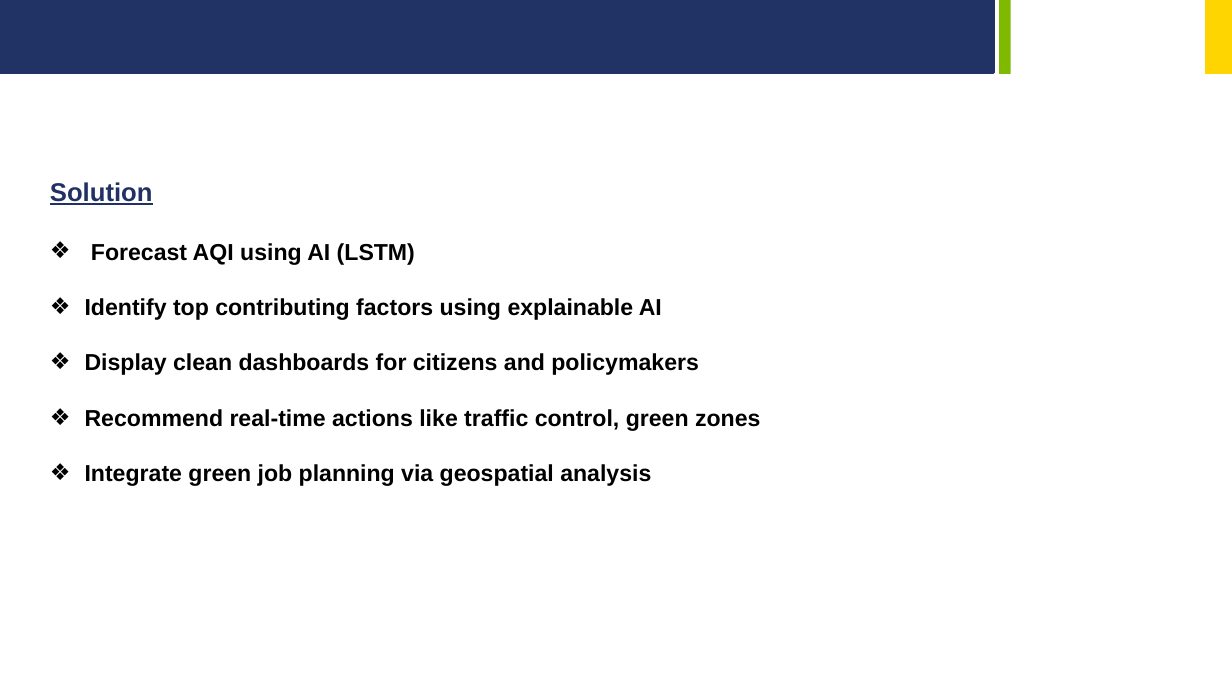
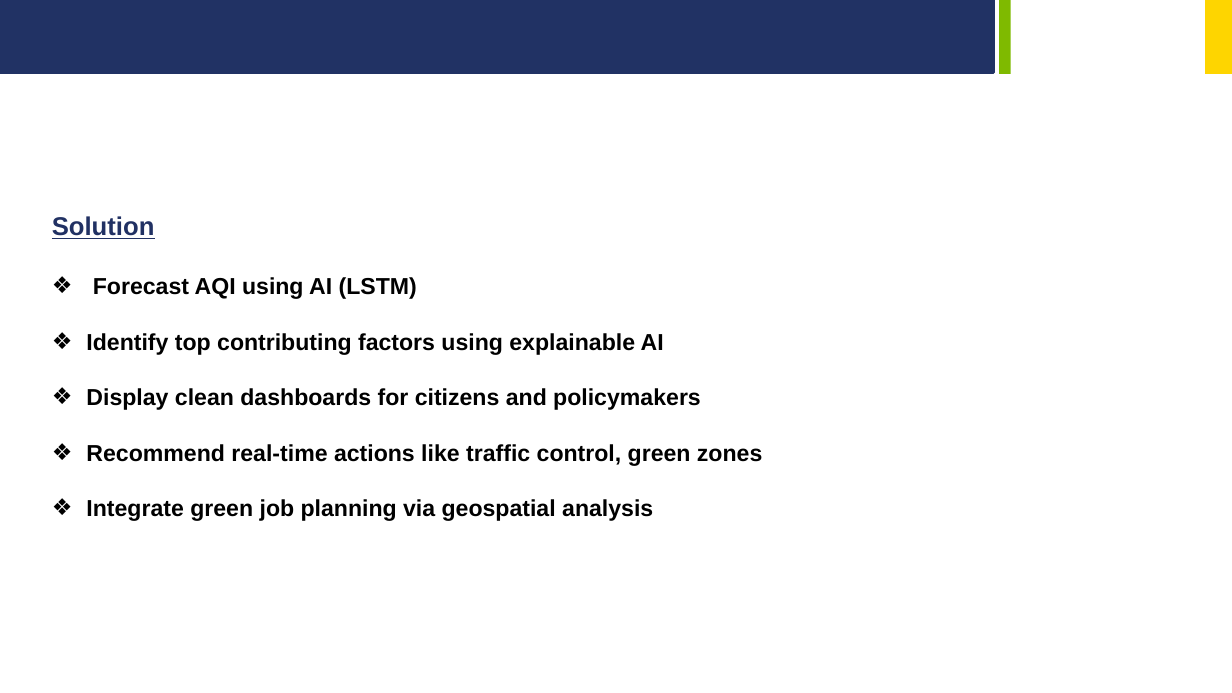
Before and after one commit to hubsukalp/CapstoneProject_GreenSkillsAI, a slide deck: slide 6 of PPT_Capstone_GreenSkills_GreenGurad.pptx. Drawn at 1232x693 pixels with LibreOffice and Linux fonts; fonts in the diff are those of the drawing; background and template pictures are left out. Boxes give left, top, right and bottom in pixels: in the first picture for what was removed or moved away, otherwise in the second. Text is boxed around its words. In the diff, an @@ line names an element or a change of style, - is before the commit and + after.

```diff
--- a/PPT_Capstone_GreenSkills_GreenGurad.pptx
+++ b/PPT_Capstone_GreenSkills_GreenGurad.pptx
@@ text "Solution": place and size @@
-text "Solution" at (50,182,760,486)
+text "Solution" at (52,216,762,521)
```
Also in this commit, not shown: 5 other slides changed, 1 other file.
